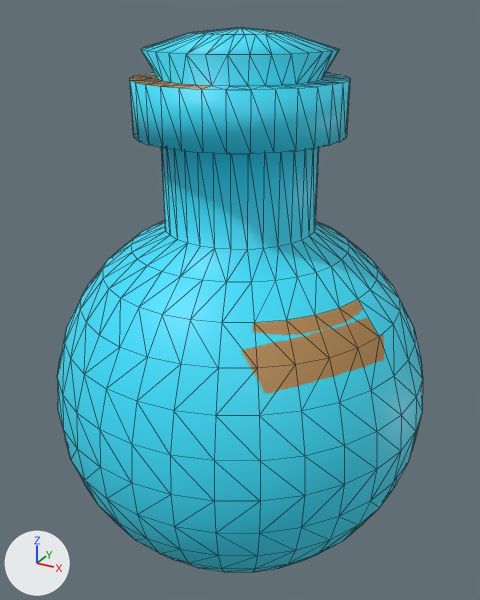
Renders of the COLLADA model My Project/assets/buffs/potion.dae from each side of a commit.
Both versions are drawn from a 50 mm lens placed at (0.553, -1.005, 1.022), pointed at (-0.005, 0.009, 0.514). Lighting does not change. The marker at lower left points along +X, +Y and +Z. Mesh edges are drawn as thin lines. Where no turn or scale is listed for an object, it has been applied to the vertices.
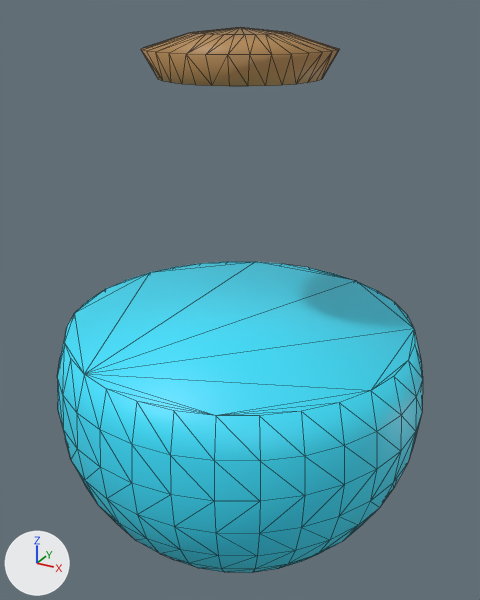
Where the change shows, as pixel boxes (x1, y1, x2, y2) in the pictures (480 x 600 px):
part 1 of me_sphere, cut back
    before: (65, 72, 415, 416)
    after: (65, 261, 415, 416)
part 2 of me_sphere, surface changed
    both: (59, 27, 420, 451)

The change, as a diff of the scene's bpy script:
```diff
--- a/My Project/assets/buffs/potion.dae.py
+++ b/My Project/assets/buffs/potion.dae.py
@@ me_sphere @@
 # used by ob_sphere; location = (0.0, 0.0, 0.0)
-me_sphere.from_pydata(...)  # 642 vertices, 1280 faces; spans x -0.351..0.351, y -0.351..0.351, z -0.01..0.993
+me_sphere.from_pydata(...)  # 418 vertices, 798 faces; spans x -0.351..0.351, y -0.351..0.351, z -0.01..0.993
+# me_sphere part 1
+# 224 vertices are removed from x -0.292..0.292, y -0.292..0.292, z 0.537..0.917
+# 512 faces are deleted
+# 30 new faces join them
+# me_sphere part 2: 768 kept faces spanning x -0.351..0.351, y -0.351..0.351, z -0.01..0.993 get new texture (UV) coordinates
 me_sphere.materials.append(mat_material_001)
```
